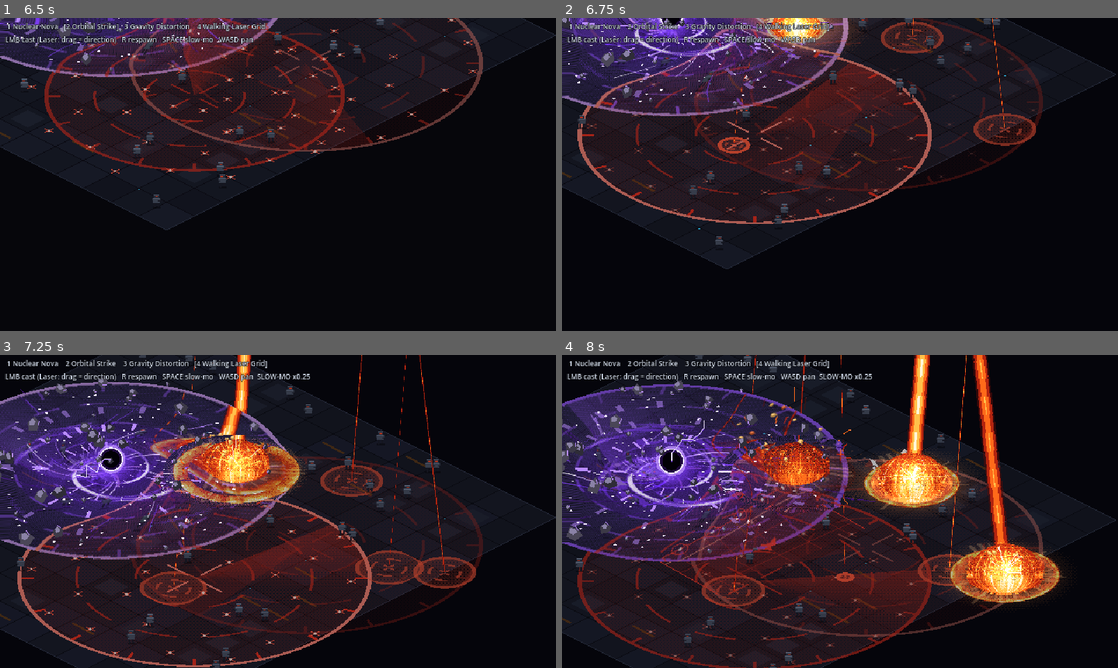
Above: before the commit, frames 1-4 (two rows, left to right).
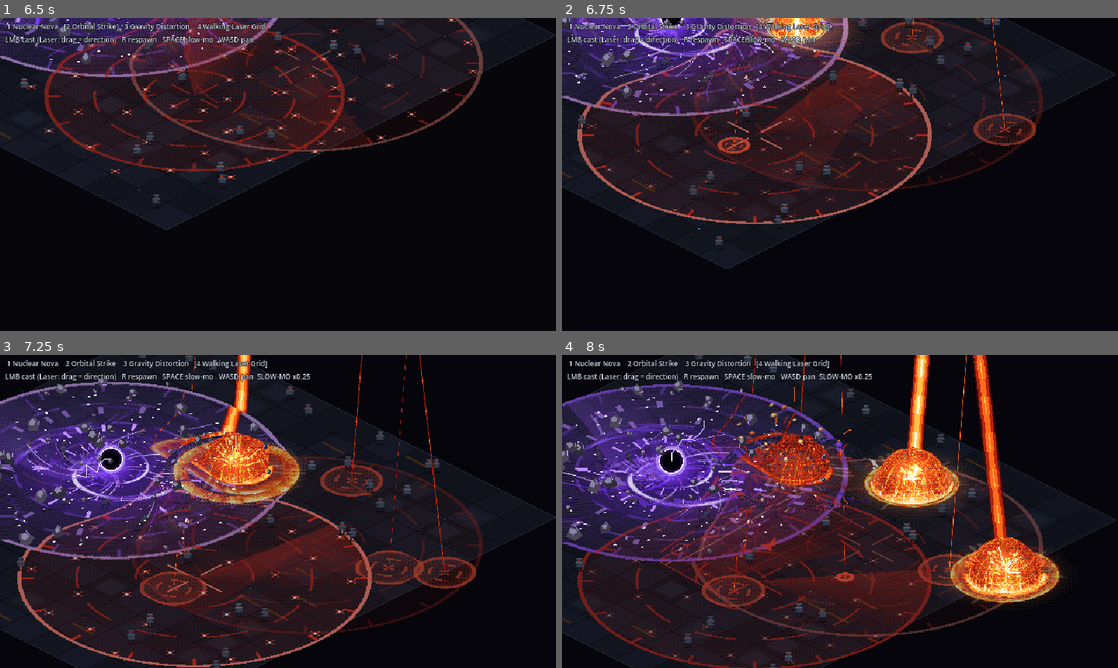
Above: after the commit, the same moments.

Repository: audoraemon/vfxProve
Game: Godot game, scene res://scenes/sandbox.tscn
Two runs of this game, one before a commit and one after it. Both use one fixed random seed, a clock stepped at 60 frames per second and the inputs below. Sound files missing from this copy of the repository are replaced by a short silence.
Inputs (mouse positions are in pixels of both pictures, inside the frame that each line leads up to):
- Up to frame 1 (6.5 s): tap Enter at 0.5 s; move the mouse to (400, 158) at 0.52 s; hold D 0.53-1.25 s; tap 1 at 0.6 s; click (400, 158) at 0.67 s; tap Space at 0.77, 3.77 s; drag from (166, 190) to (250, 237) at 1.27 s; move the mouse to (333, 105) at 2.02 s; hold D 2.03-2.75 s; tap 3 at 2.1 s; drag from (250, 237) to (111, 127) at 2.77 s; move the mouse to (444, 221) at 3.52 s; hold A 3.53-4.25 s; tap R at 3.6 s; drag from (111, 127) to (194, 96) at 4.27 s; move the mouse to (305, 174) at 5.02 s; hold S 5.03-5.75 s; tap 2 at 5.1 s; click (305, 174) at 5.17 s; drag from (194, 96) to (166, 190) at 5.77 s
- Up to frame 2 (6.75 s): move the mouse to (962, 158) at 6.52 s; hold W from 6.53 s (still down); tap 4 at 6.6 s
- Up to frame 3 (7.25 s): keep holding W; tap Space at 6.77 s
- Up to frame 4 (8 s): release W at 7.25 s; drag from (728, 527) to (812, 574) at 7.27 s

Frame 1 is identical in both runs. In frame 2, 0.3% of the frame differs, in the area x 35-48%, y 0-8%; in frame 3, 1.2%; in frame 4, 4.0%, in the area x 31-88%, y 24-78%.

Commit message:
fix: true iso hemisphere dome and nuke mushroom proportions
Dome shader ray-casts a hemisphere for the 30 degree iso camera, so the
lower screen half is the dome's front face instead of a flat skirt with
stretched stripes (the onion look). Quad top raised to stop crown
clipping; separate ground fire ring.
Mushroom: rounder cap on a thinner, taller stem with a neck flare and a
separate churning dust skirt instead of a trunk-like root flare.

Co-Authored-By: Claude Opus 5 <noreply@anthropic.com>

Diff:
--- a/shaders/fireball_dome.gdshader
+++ b/shaders/fireball_dome.gdshader
@@ -1,74 +1,97 @@
-// Fireball / plasma dome: hemisphere over an iso base ellipse.
-// Mapped to sphere coordinates so its surface detail wraps the dome: boiling plasma cells,
-// meridian energy lines, rising latitude pulses and streaks, hot core at the base, bright
-// translucent rim, fire skirt on the ground and soot patches as it cools.
-// Quad: width 2A, height A*(dome_ratio + base_ratio); anchor at base center.
+// Fireball / plasma dome: a true hemisphere on the ground, projected for the 2:1 iso camera
+// (30 degree elevation, orthographic). Every pixel finds its real 3D surface point, so the
+// surface pattern wraps the whole visible dome: boiling plasma veins, meridians meeting at the
+// top, pulses climbing the surface, a hot core low at the front and a bright rim.
+// A fire ring burns on the ground around the base.
+// Quad: width 2R*width_ratio, height R*(dome_ratio + base_ratio); anchor at the ground center.
 shader_type canvas_item;
 #include "res://shaders/common.gdshaderinc"
 
 uniform float grow = 1.0;
 uniform float heat = 1.0;
 uniform float dissolve = 0.0;
-uniform float dome_ratio = 0.85;
-uniform float base_ratio = 0.5;
-// Surface detail strength (0 = plain fireball).
+// Screen height above the base center covered by the quad, in radii (dome top is cos(30deg) = 0.866).
+uniform float dome_ratio = 1.0;
+// Screen depth below the center covered by the quad (front of base circle is 0.5; extra for the fire ring).
+uniform float base_ratio = 0.62;
+// Half-width of the quad in radii (a little over 1 so the ground fire ring fits).
+uniform float width_ratio = 1.16;
 uniform float pattern = 1.0;
-// Dark cooling patches (0..1).
 uniform float soot = 0.0;
 uniform float seed = 0.0;
 
+const float SIN_E = 0.5;
+const float COS_E = 0.8660254;
+
 void fragment() {
 	float s = max(grow, 0.001);
-	float x = (UV.x - 0.5) * 2.0 / s;
-	float y = (UV.y * (dome_ratio + base_ratio) - dome_ratio) / s;
-	bool dome = y < 0.0;
-	float h = dome ? -y / dome_ratio : 0.0;
-	float q = dome ? x * x + h * h : x * x + (y / base_ratio) * (y / base_ratio);
-	float turb = fbm(vec2(x * 3.0 + seed, y * 3.0 + u_time * 1.8));
-	float qe = q + (turb - 0.5) * 0.22;
-	if (qe > 1.0) discard;
-	float burn = fbm(vec2(x * 4.0 + 7.0 + seed, y * 4.0 - u_time * 0.7));
-	if (burn < dissolve * 1.1 - 0.1 + q * dissolve * 0.3) discard;
+	// Screen coordinates in dome radii: x right, y down.
+	float sx = (UV.x - 0.5) * 2.0 * width_ratio / s;
+	float sy = (UV.y * (dome_ratio + base_ratio) - dome_ratio) / s;
+	float turb = fbm(vec2(sx * 3.0 + seed, sy * 3.0 + u_time * 1.8));
+	float wobble = (turb - 0.5) * 0.12;
 
-	float nz = sqrt(max(1.0 - q, 0.0));
-	float lon = atan(x, max(nz, 0.001));
-	float lat = dome ? asin(clamp(h, 0.0, 1.0)) : 0.0;
+	// Ray against the unit sphere: front surface depth toward the camera.
+	float disc = 1.0 + wobble * 2.0 - sx * sx - sy * sy;
+	// World point on the surface: screen axes e_x=(1,0,0), e_y=(0,-cos,sin), toward camera c=(0,sin,cos).
+	float depth = sqrt(max(disc, 0.0));
+	vec3 P = vec3(sx, -sy * COS_E + depth * SIN_E, sy * SIN_E + depth * COS_E);
+	bool on_dome = disc > 0.0 && P.y >= 0.0;
 
-	// Hot core low in the middle, and a bright translucent rim.
-	float core = exp(-(x * x * 3.0 + (h - 0.05) * (h - 0.05) * 5.0));
-	float rim = pow(1.0 - nz, 2.5);
-	float v = 0.36 + 0.42 * core + 0.3 * rim;
-	v *= 0.7 + 0.5 * turb;
+	// Ground plane under the pixel, for the fire ring around the base.
+	float gz = sy / SIN_E;
+	float ground_r = length(vec2(sx, gz));
 
-	// Boiling plasma cells: bright veins between darker cells.
-	vec2 sp = vec2(lon * 2.4, lat * 3.0 - u_time * 0.35) + vec2(seed);
-	float veins = 1.0 - smoothstep(0.0, 0.1, cell_edge(sp * 1.9, u_time));
-	float cell_body = smoothstep(0.35, 0.05, cell_edge(sp * 1.9 + 0.5, u_time * 0.7));
-	v += veins * 0.3 * pattern * (0.4 + 0.6 * nz);
-	v -= cell_body * 0.08 * pattern;
+	if (!on_dome) {
+		// Fire ring on the ground just outside the dome's footprint.
+		float ring = 1.0 - smoothstep(0.0, 0.14 + wobble, abs(ground_r - 1.02));
+		ring *= step(0.0, sy + 0.05);
+		float flick = fbm(vec2(atan(gz, sx) * 4.0 + seed, u_time * 2.0));
+		float rv = ring * (0.55 + 0.6 * flick) * heat * (1.0 - dissolve);
+		float rq = quant_d(rv, 5.0, FRAGCOORD.xy);
+		if (rq <= 0.0) discard;
+		COLOR = ramp5(rq);
+	} else {
+		float burn = fbm(vec2(P.x * 4.0 + 7.0 + seed, P.y * 4.0 - P.z * 2.0 - u_time * 0.7));
+		if (burn < dissolve * 1.1 - 0.1 + (1.0 - depth) * dissolve * 0.3) discard;
 
-	if (dome) {
-		// Meridians converging toward the top.
+		vec3 n = normalize(P);
+		float lat = asin(clamp(n.y, 0.0, 1.0));
+		float lon = atan(n.x, n.z);
+		float facing = clamp(depth, 0.0, 1.0);
+
+		// Hot core low on the front face, bright translucent rim.
+		float core = exp(-(n.x * n.x * 3.0 + lat * lat * 4.0)) * facing;
+		float rim = pow(1.0 - facing, 2.5);
+		float v = 0.36 + 0.42 * core + 0.3 * rim;
+		v *= 0.7 + 0.5 * turb;
+
+		// Boiling plasma cells in (longitude, latitude) so they wrap the sphere.
+		vec2 sp = vec2(lon * 2.4, lat * 3.0 - u_time * 0.35) + vec2(seed);
+		float veins = 1.0 - smoothstep(0.0, 0.1, cell_edge(sp * 1.9, u_time));
+		float cell_body = smoothstep(0.35, 0.05, cell_edge(sp * 1.9 + 0.5, u_time * 0.7));
+		v += veins * 0.3 * pattern * (0.4 + 0.6 * facing);
+		v -= cell_body * 0.08 * pattern;
+
+		// Meridians meeting at the top pole; they thin out near the pole.
 		float mer = abs(fract(lon * 7.0 / PI + 0.5) - 0.5);
-		float mer_line = (1.0 - smoothstep(0.0, 0.07, mer)) * smoothstep(0.02, 0.25, nz);
+		float mer_line = (1.0 - smoothstep(0.0, 0.07, mer)) * smoothstep(1.45, 0.9, lat) * facing;
 		mer_line *= 0.45 + 0.55 * vnoise(vec2(lon * 9.0, lat * 5.0 - u_time * 2.5));
-		// Energy pulses climbing the dome.
-		float ring = abs(fract(lat * 2.4 - u_time * 1.1) - 0.5);
-		float ring_line = (1.0 - smoothstep(0.0, 0.05, ring)) * step(0.06, h) * (0.6 + 0.4 * nz);
-		// Bright streaks shooting up the surface.
+		// Pulses climbing from the ground to the top.
+		float ring_l = abs(fract(lat * 2.4 - u_time * 1.1) - 0.5);
+		float ring_line = (1.0 - smoothstep(0.0, 0.05, ring_l)) * smoothstep(0.02, 0.12, lat) * (0.6 + 0.4 * facing);
 		float streak = step(0.8, vnoise(vec2(lon * 24.0 + seed, lat * 1.6 - u_time * 3.5)));
 		v += (mer_line * 0.3 + ring_line * 0.22 + streak * 0.22) * pattern;
-	} else {
-		v += 0.12 * (1.0 - q);
+
+		// Molten contact band where the dome meets the ground.
+		v += smoothstep(0.18, 0.0, lat) * 0.3;
+
+		float soot_n = fbm(vec2(n.x * 5.0 + seed * 2.0, n.y * 5.0 + n.z * 3.0 + u_time * 0.4));
+		v *= 1.0 - soot * smoothstep(0.45, 0.7, soot_n) * 0.8;
+		v *= mix(1.0, 0.72, smoothstep(0.25, 0.0, facing));
+		v *= heat;
+		float qv = quant_d(v, 5.0, FRAGCOORD.xy);
+		if (qv <= 0.0) discard;
+		COLOR = ramp5(qv);
 	}
-	// Fire skirt where the dome meets the ground.
-	v += smoothstep(0.14, 0.0, abs(y)) * smoothstep(0.45, 1.0, x * x) * 0.35;
-
-	float soot_n = fbm(vec2(x * 5.0 + seed * 2.0, y * 5.0 + u_time * 0.4));
-	v *= 1.0 - soot * smoothstep(0.45, 0.7, soot_n) * 0.8;
-	v *= mix(1.0, 0.7, smoothstep(0.8, 1.0, qe));
-	v *= heat;
-	float qv = quant_d(v, 5.0, FRAGCOORD.xy);
-	if (qv <= 0.0) discard;
-	COLOR = ramp5(qv);
 }
--- a/shaders/mushroom_cloud.gdshader
+++ b/shaders/mushroom_cloud.gdshader
@@ -11,6 +11,8 @@
 uniform float cap_ry = 22.0;
 uniform float stem_w = 10.0;
 uniform float base_w = 26.0;
+// Low dust skirt on the ground (half width px); 0 disables.
+uniform float skirt_rx = 0.0;
 uniform float heat = 1.0;
 uniform float fade = 1.0;
 uniform float ring = 0.0;
@@ -28,9 +30,11 @@
 	vec2 d = vec2(p.x / cap_rx, (p.y - rise) / cap_ry);
 	float a = atan(d.y, d.x);
 	// Flatter underside, taller domed top.
-	float under = d.y < 0.0 ? 1.4 : 0.85;
+	float under = d.y < 0.0 ? 1.4 : 0.72;
 	float rc = length(vec2(d.x, d.y * under));
-	float lobes = (fbm(vec2(a * 2.2 + seed, t * 0.25)) - 0.5) * 0.45 + 0.07 * sin(a * 7.0 + t * 0.6 + seed);
+	// Billowy lobes, gentler over the crown so the top stays rounded.
+	float crown = smoothstep(0.3, 1.0, sin(a));
+	float lobes = ((fbm(vec2(a * 2.2 + seed, t * 0.25)) - 0.5) * 0.45 + 0.07 * sin(a * 7.0 + t * 0.6 + seed)) * (1.0 - 0.6 * crown);
 	float cap_edge = 1.0 + lobes;
 	if (rc < cap_edge) {
 		// Dithered soft silhouette instead of a hard cut.
@@ -55,8 +59,11 @@
 	if (density <= 0.0 && p.y >= 0.0 && p.y <= rise) {
 		float k = p.y / max(rise, 1.0);
 		float w = mix(base_w, stem_w, smoothstep(0.0, 0.35, k));
-		w += (fbm(vec2(p.y * 0.06 - t * 0.8, seed)) - 0.5) * w * 0.6;
-		w += base_w * 0.6 * exp(-p.y / 8.0);
+		w += (fbm(vec2(p.y * 0.06 - t * 0.8, seed)) - 0.5) * w * 0.45;
+		w += base_w * 0.35 * exp(-p.y / 6.0);
+		// Neck: the stem flares as it feeds into the cap's underside.
+		float below_cap = (rise - cap_ry * 0.6) - p.y;
+		w += stem_w * 1.3 * exp(-max(below_cap, 0.0) / 9.0);
 		if (abs(p.x) < w) {
 			density = 1.0;
 			float sx = p.x / w;
@@ -64,7 +71,22 @@
 			// Vertical churning streaks.
 			tex = tex * 0.7 + vnoise(vec2(sx * 6.0 + seed, p.y * 0.03 - t * 1.6)) * 0.4 - 0.1;
 			light = clamp(0.6 - sx * 0.55, 0.0, 1.0);
-			glow = heat * (0.65 + 0.35 * tex) * (1.0 - abs(sx) * 0.6) * (0.55 + 0.45 * (1.0 - k));
+			glow = heat * (0.35 + 0.9 * tex) * (1.0 - abs(sx) * 0.6) * (0.55 + 0.45 * (1.0 - k));
+		}
+	}
+
+	// Low dust skirt rolling outward along the ground around the foot.
+	if (density <= 0.0 && skirt_rx > 1.0) {
+		vec2 sd = vec2(p.x / skirt_rx, (p.y - skirt_rx * 0.12) / (skirt_rx * 0.26));
+		float srr = length(sd) + (fbm(vec2(atan(sd.y, sd.x) * 2.5 + seed, t * 0.3)) - 0.5) * 0.4;
+		if (srr < 1.0) {
+			density = srr > 0.82 ? step(bayer4(FRAGCOORD.xy), (1.0 - srr) / 0.18) : 1.0;
+			// Rolling billows churning outward.
+			vec2 sq2 = vec2(sd.x * 4.0 - t * 0.25 * sign(sd.x), sd.y * 3.0) + seed;
+			float billow = smoothstep(0.0, 0.4, cell_edge(sq2, t * 0.3));
+			tex = fbm(sq2) * 0.6 + billow * 0.4 - 0.2;
+			light = clamp(0.35 + sd.y * 0.45 - sd.x * 0.15, 0.0, 1.0);
+			glow = heat * 0.45 * (1.0 - srr) * (0.5 + tex);
 		}
 	}
 
--- a/src/fx/fx_parts.gd
+++ b/src/fx/fx_parts.gd
@@ -203,10 +203,13 @@
 
 ## Fireball dome over screen_pos; semi_x = half width in px.
 static func dome(fx: FxTimeline, screen_pos: Vector2, semi_x: float, ramp: Array = FIRE) -> QuadFx:
-	const DOME := 0.85
-	const BASE := 0.5
-	var q := quad(fx, SH_DOME, Vector2(semi_x * 2.0, semi_x * (DOME + BASE)), fx.ctx.overhead,
+	# Quad reaches 1.0 radii above ground (dome top is 0.866) so the billowing surface is never clipped.
+	const DOME := 1.0
+	const BASE := 0.62
+	const WIDTH := 1.16
+	var q := quad(fx, SH_DOME, Vector2(semi_x * 2.0 * WIDTH, semi_x * (DOME + BASE)), fx.ctx.overhead,
 		Vector2(0.5, DOME / (DOME + BASE)))
+	q.set_param("width_ratio", WIDTH)
 	q.position = screen_pos
 	q.set_param("dome_ratio", DOME)
 	q.set_param("seed", fx.ctx.rng.randf() * 40.0)
--- a/src/fx/nuclear_nova.gd
+++ b/src/fx/nuclear_nova.gd
@@ -268,12 +268,15 @@
 
 func _drive_mushroom() -> void:
 	var m := t - _mushroom_t0
-	var rx := curve([[0.0, 36.0], [0.8, 66.0], [2.3, 92.0], [4.5, 104.0], [6.5, 108.0]], m)
-	_mushroom.set_param("rise", curve([[0.0, 20.0], [0.8, 62.0], [2.3, 108.0], [4.5, 130.0], [6.5, 138.0]], m))
+	# Proportions of a real nuclear mushroom: a rounded fireball lifts off, flattens into a cap
+	# ~0.6 as tall as it is wide, on a stem roughly twice the cap's height, over a wide low skirt.
+	var rx := curve([[0.0, 30.0], [0.8, 40.0], [2.3, 52.0], [4.5, 58.0], [6.5, 60.0]], m)
+	_mushroom.set_param("rise", curve([[0.0, 26.0], [0.8, 64.0], [2.3, 108.0], [4.5, 126.0], [6.5, 132.0]], m))
 	_mushroom.set_param("cap_rx", rx)
-	_mushroom.set_param("cap_ry", rx * 0.42)
-	_mushroom.set_param("stem_w", curve([[0.0, 7.0], [1.2, 14.0], [4.0, 17.0]], m))
-	_mushroom.set_param("base_w", curve([[0.0, 22.0], [1.2, 38.0], [4.0, 46.0]], m))
+	_mushroom.set_param("cap_ry", rx * curve([[0.0, 0.9], [1.2, 0.68], [3.0, 0.58]], m))
+	_mushroom.set_param("stem_w", curve([[0.0, 5.0], [1.2, 8.0], [4.0, 9.0]], m))
+	_mushroom.set_param("base_w", curve([[0.0, 10.0], [1.2, 14.0], [4.0, 16.0]], m))
+	_mushroom.set_param("skirt_rx", curve([[0.3, 0.0], [1.0, 50.0], [3.0, 80.0], [6.0, 92.0]], m))
 	_mushroom.set_param("heat", curve([[0.0, 1.5], [0.8, 1.2], [2.3, 0.55], [3.8, 0.18], [5.5, 0.0]], m))
 	_mushroom.set_param("ring", curve([[0.9, 0.0], [1.2, 1.0], [2.0, 0.8], [2.8, 0.0]], m))
 	_mushroom.set_param("fade", curve([[5.6, 1.0], [6.6, 0.0]], m))
@@ -284,10 +287,6 @@
 	_geiger = ctx.play(&"nova_geiger", origin, -4.0)
 	at(t + 5.2, func(): ctx.fade_out(_geiger, 1.5))
 
-	# Low dust skirt churning around the mushroom's foot.
-	var skirt := FxParts.smoke(self, _target_px, 40.0, 14.0, 2.4, Vector2(4, 14), Vector2(5, 8), Vector2(1.4, 2.4))
-	skirt.spec["dir"] = PixelParticles.Dir.OUTWARD
-	skirt.spec["speed"] = Vector2(20, 45)
 
 	var haze := FxParts.heat_haze(self, _target_px, 130.0, 2.0)
 	haze.tween_param("strength", 2.0, 0.0, 2.0, 3.2)
--- a/src/sandbox/sandbox.gd
+++ b/src/sandbox/sandbox.gd
@@ -10,8 +10,8 @@
 
 ## Capture moments per effect (seconds from cast).
 const CAPTURES := {
-	"nova": {"target": Vector2(0, 0), "times": [2.6, 3.05, 3.3, 3.7, 4.3, 5.0, 6.0, 7.5, 9.0]},
-	"orbital": {"target": Vector2(0, 0), "times": [0.9, 2.2, 3.4, 4.6, 6.0]},
+	"nova": {"target": Vector2(0, 0), "times": [3.3, 4.3, 5.2, 6.5, 8.0, 9.5]},
+	"orbital": {"target": Vector2(0, 0), "times": [3.4]},
 	"gravity": {"target": Vector2(0, 0), "times": [1.5, 2.6, 3.6, 4.02, 4.2, 4.5, 5.5]},
 	"laser": {"target": Vector2(-4.5, 0), "dir": Vector2(1, 0), "times": [1.9, 2.8, 3.8, 4.8, 5.4, 6.2, 7.0]},
 }
